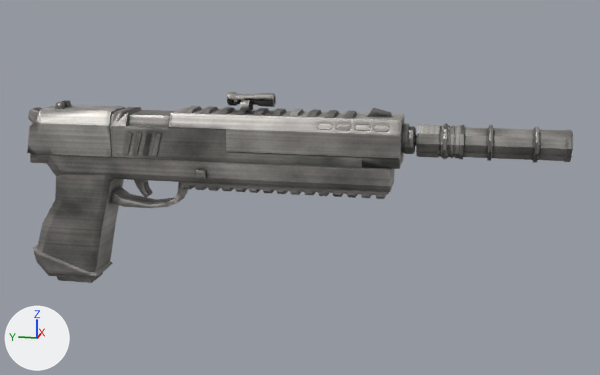
One commit to the glTF model assets/kitbash/silenced_pistol.glb: the scene before it, then after it.
Camera for both pictures: a camera (50 mm lens) standing at (-0.598, -0.132, 0.235) and looking at (0.004, -0.011, 0.084). Every picture has the same lights, and +X, +Y and +Z are marked at lower left. The picture after the commit comes second. Vertices at exactly the same position are counted once.

The scene before the commit, as lines of its bpy script (objects in view):
```python
mat_zed_graphite = bpy.data.materials.new('zed_graphite')
mat_zed_graphite.use_nodes = True; mat_zed_graphite.node_tree.nodes.clear()
_N = mat_zed_graphite.node_tree.nodes; _L = mat_zed_graphite.node_tree.links
n0 = _N.new('ShaderNodeBsdfPrincipled'); n0.name = 'Principled BSDF'
n1 = _N.new('ShaderNodeOutputMaterial'); n1.name = 'Material Output'
n2 = _N.new('ShaderNodeTexImage'); n2.name = 'Image Texture'
n2.image = img_image_0
n3 = _N.new('ShaderNodeSeparateColor'); n3.name = 'Separate Color'
n4 = _N.new('ShaderNodeTexImage'); n4.name = 'Image Texture.001'
n4.image = img_image_1
n5 = _N.new('ShaderNodeNormalMap'); n5.name = 'Normal Map'
n5.uv_map = 'UVMap'
n6 = _N.new('ShaderNodeTexImage'); n6.name = 'Image Texture.002'
n6.image = img_image_2
_L.new(n0.outputs[0], n1.inputs[0])  # 'BSDF' to 'Surface'
_L.new(n2.outputs[0], n0.inputs[0])  # 'Color' to 'Base Color'
_L.new(n3.outputs[2], n0.inputs[1])  # 'Blue' to 'Metallic'
_L.new(n3.outputs[1], n0.inputs[2])  # 'Green' to 'Roughness'
_L.new(n4.outputs[0], n3.inputs[0])  # 'Color' to 'Color'
_L.new(n5.outputs[0], n0.inputs[5])  # 'Normal' to 'Normal'
_L.new(n6.outputs[0], n5.inputs[1])  # 'Color' to 'Color'
me_pistol_6_001 = bpy.data.meshes.new('Pistol_6.001')
me_pistol_6_001.from_pydata(...)  # 1743 vertices, 3078 faces; spans x -0.019..0.019, y -0.205..0.205, z 0.0..0.156
me_pistol_6_001.materials.append(mat_zed_graphite)
ob_silenced_pistol = bpy.data.objects.new('silenced_pistol', me_pistol_6_001)
ob_silenced_pistol.location = (0.0, 0.0, 0.0)
```
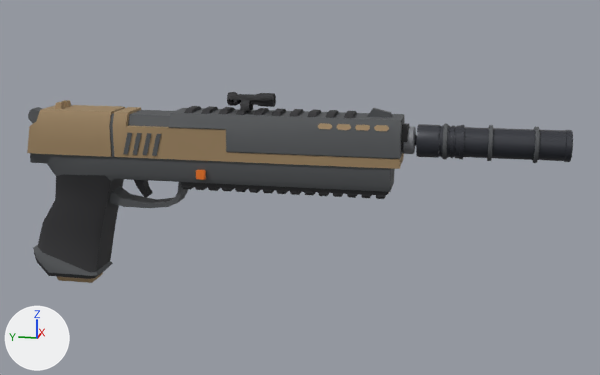
Pixel boxes [x1, y1, x2, y2] of what changed, in the pictures (600 x 375 px):
'silenced_pistol', surface changed, reshaped: [27, 92, 573, 283] in both
part 1 of me_pistol_6_001, built on: before [440, 125, 458, 128]; after [402, 124, 540, 163]
part 2 of me_pistol_6_001, recoloured: [34, 92, 409, 279] in both
part 3 of me_pistol_6_001, recoloured: [27, 100, 404, 283] in both
part 4 of me_pistol_6_001, recoloured (grey to dark grey): [415, 124, 573, 160] in both

The change, as a diff of the scene's bpy script:
```diff
--- a/assets/kitbash/silenced_pistol.glb.py
+++ b/assets/kitbash/silenced_pistol.glb.py
@@ mat_zed_graphite @@
 mat_zed_graphite = bpy.data.materials.new('zed_graphite')
-# nodes: BsdfPrincipled, NormalMap, OutputMaterial, SeparateColor, TexImage x3
-# uses the picture img_image_0
-# uses the picture img_image_1
-# uses the picture img_image_2
+# nodes: BsdfPrincipled, OutputMaterial
+# colours: dark grey #525457
@@ mat_zed_tan @@
+mat_zed_tan = principled_material('zed_tan')
+mat_zed_tan.base_color = (0.342, 0.233, 0.119)  # brown #9e8561
+mat_zed_tan.roughness = 0.7
@@ mat_zed_blued @@
+mat_zed_blued = principled_material('zed_blued')
+mat_zed_blued.base_color = (0.0331, 0.0363, 0.047)  # dark grey #33363d
+mat_zed_blued.metallic = 0.25
+mat_zed_blued.roughness = 0.45
@@ mat_zed_steel @@
+mat_zed_steel = principled_material('zed_steel')
+mat_zed_steel.base_color = (0.233, 0.243, 0.263)  # grey #85878c
+mat_zed_steel.metallic = 0.35
+mat_zed_steel.roughness = 0.38
@@ mat_zed_signal @@
+mat_zed_signal = principled_material('zed_signal')
+mat_zed_signal.base_color = (0.828, 0.179, 0.0134)  # orange #eb751f
@@ mat_zed_polymer @@
+mat_zed_polymer = principled_material('zed_polymer')
+mat_zed_polymer.base_color = (0.0245, 0.0245, 0.0272)  # black #2b2b2e
+mat_zed_polymer.roughness = 0.75
@@ me_pistol_6_001 @@
 # used by ob_silenced_pistol; location = (0.0, 0.0, 0.0)
-me_pistol_6_001.from_pydata(...)  # 1743 vertices, 3078 faces; spans x -0.019..0.019, y -0.205..0.205, z 0.0..0.156
+me_pistol_6_001.from_pydata(...)  # 1903 vertices, 3398 faces; spans x -0.019..0.019, y -0.205..0.205, z 0.0..0.156
+# me_pistol_6_001 part 1: 24 vertices moved within x 0.004..0.01, y -0.126..-0.116, z 0.131..0.135; 160 vertices added at x -0.012..0.014, y -0.183..-0.088, z 0.112..0.137
+# me_pistol_6_001 part 2: 1254 faces spanning x -0.015..0.017, y -0.093..0.205, z 0.006..0.156 switch from mat_zed_graphite to mat_zed_polymer (black #2b2b2e)
+# me_pistol_6_001 part 3: 447 faces spanning x -0.018..0.019, y -0.088..0.201, z 0.0..0.145 switch from mat_zed_graphite to mat_zed_tan (brown #9e8561)
+# me_pistol_6_001 part 4: 504 faces spanning x -0.012..0.013, y -0.205..-0.09, z 0.112..0.136 switch from mat_zed_graphite to mat_zed_blued (dark grey #33363d)
+# other edits to the shape of me_pistol_6_001 do not show in these pictures
+me_pistol_6_001.materials.append(mat_zed_steel)  # grey #85878c
+me_pistol_6_001.materials.append(mat_zed_signal)  # orange #eb751f
```
